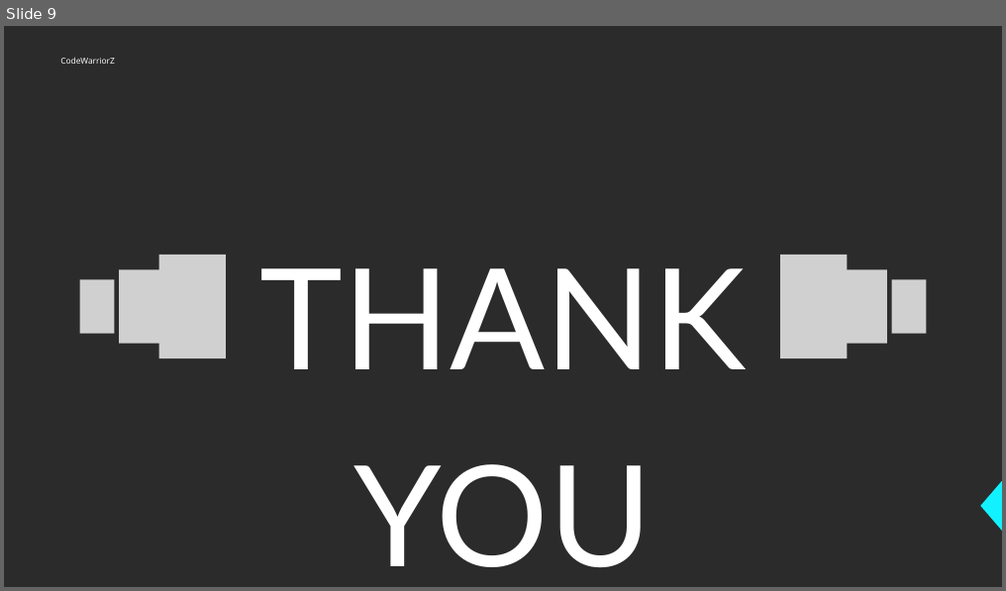
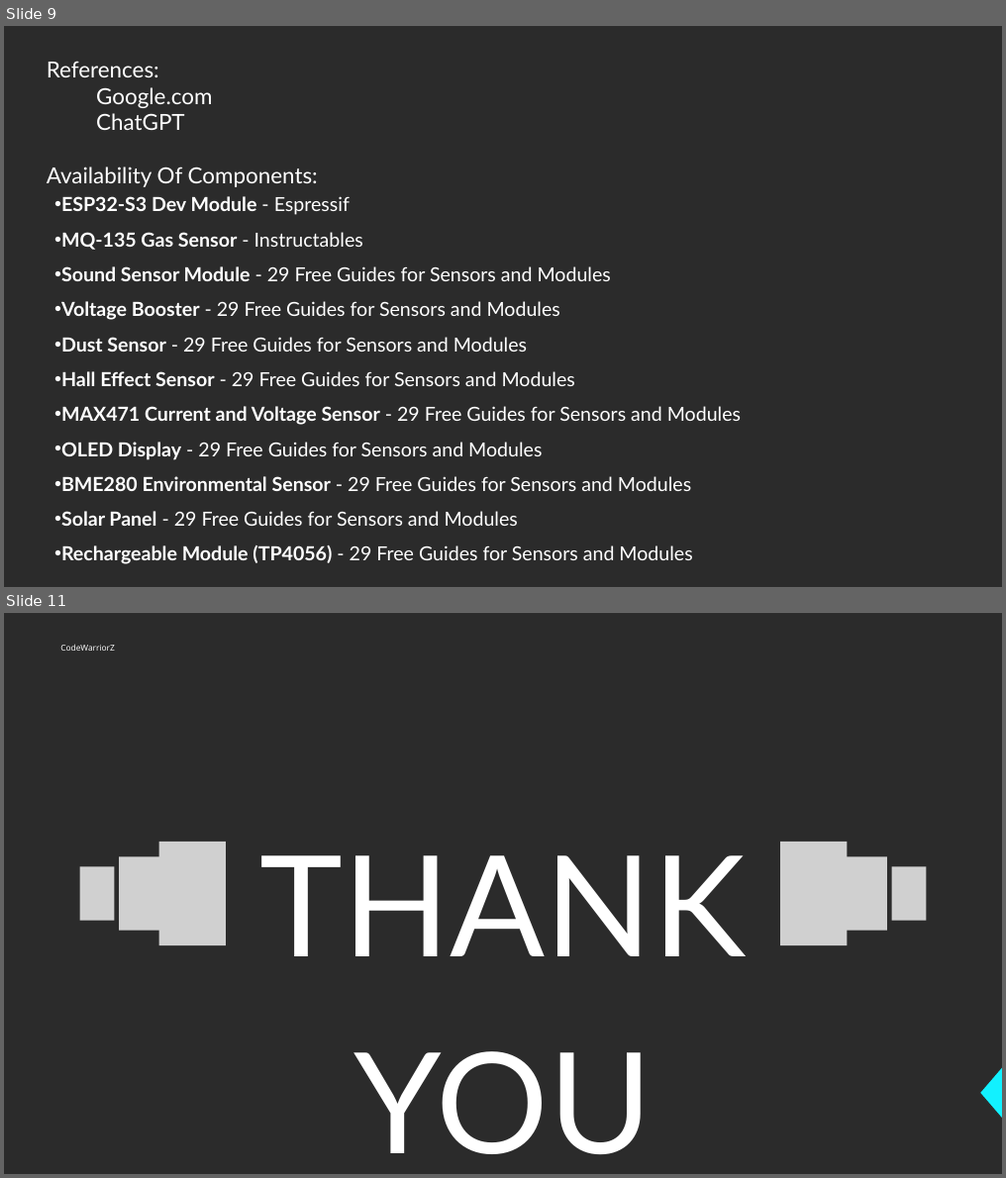
Before and after one commit to CODEDESTROYER009/UNPLUGGED_REPO, a slide deck: CODEWARRIORZ.pptx. Shown one above the other, each under a label of ours: slide 9 before the commit, slides 9 and 11 after it; the slides between them are not shown. The pictures are 1006x591 and 1006x1178 pixels, drawn with LibreOffice and Linux fonts; fonts in the diff are those of the drawing; grey boxes stand for pictures; background and template pictures are left out; a plain dark background stands for a picture behind light text. Boxes give left, top, right and bottom in pixels: in the first picture for what was removed or moved away, otherwise in the second. Text is boxed around its words. In the diff, an @@ line names an element or a change of style, - is before the commit and + after.

```diff
--- a/CODEWARRIORZ.pptx
+++ b/CODEWARRIORZ.pptx
@@ slide 9 added at [4, 26, 1002, 587], background picture (left out) @@
@@ text added at [47, 61, 318, 187], 32 pt, text #FFFFFF @@
+References:
+Google.com
+ChatGPT
+Availability Of Components:
@@ text added at [61, 196, 741, 565], 28 pt, text #FFFFFF @@
+• ESP32-S3 Dev Module - Espressif
+• MQ-135 Gas Sensor - Instructables
+• Sound Sensor Module - 29 Free Guides for Sensors and Modules
+• Voltage Booster - 29 Free Guides for Sensors and Modules
+• Dust Sensor - 29 Free Guides for Sensors and Modules
+• Hall Effect Sensor - 29 Free Guides for Sensors and Modules
+• MAX471 Current and Voltage Sensor - 29 Free Guides for Sensors and Modules
+• OLED Display - 29 Free Guides for Sensors and Modules
+• BME280 Environmental Sensor - 29 Free Guides for Sensors and Modules
+• Solar Panel - 29 Free Guides for Sensors and Modules
+• Rechargeable Module (TP4056) - 29 Free Guides for Sensors and Modules
@@ what was slide 9 is now slide 11 @@
```
Also in this commit, not shown: 1 other slide added.
